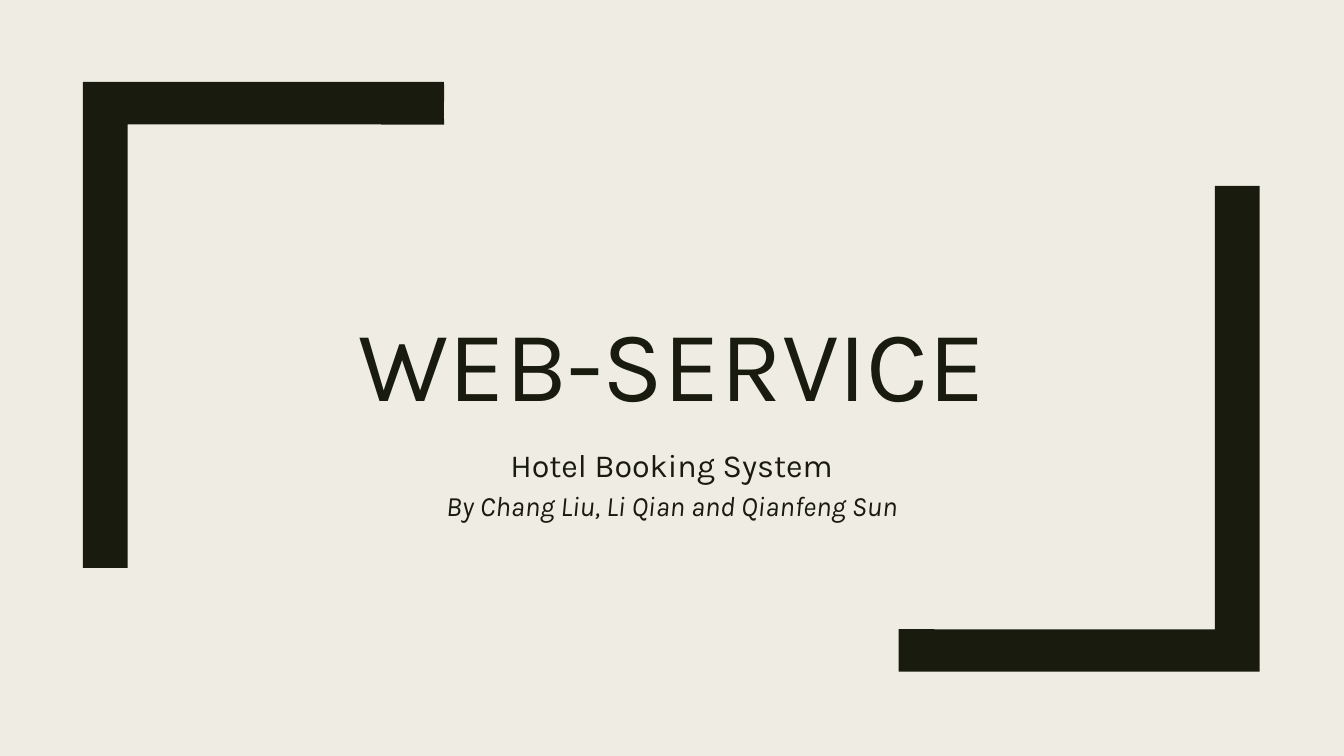
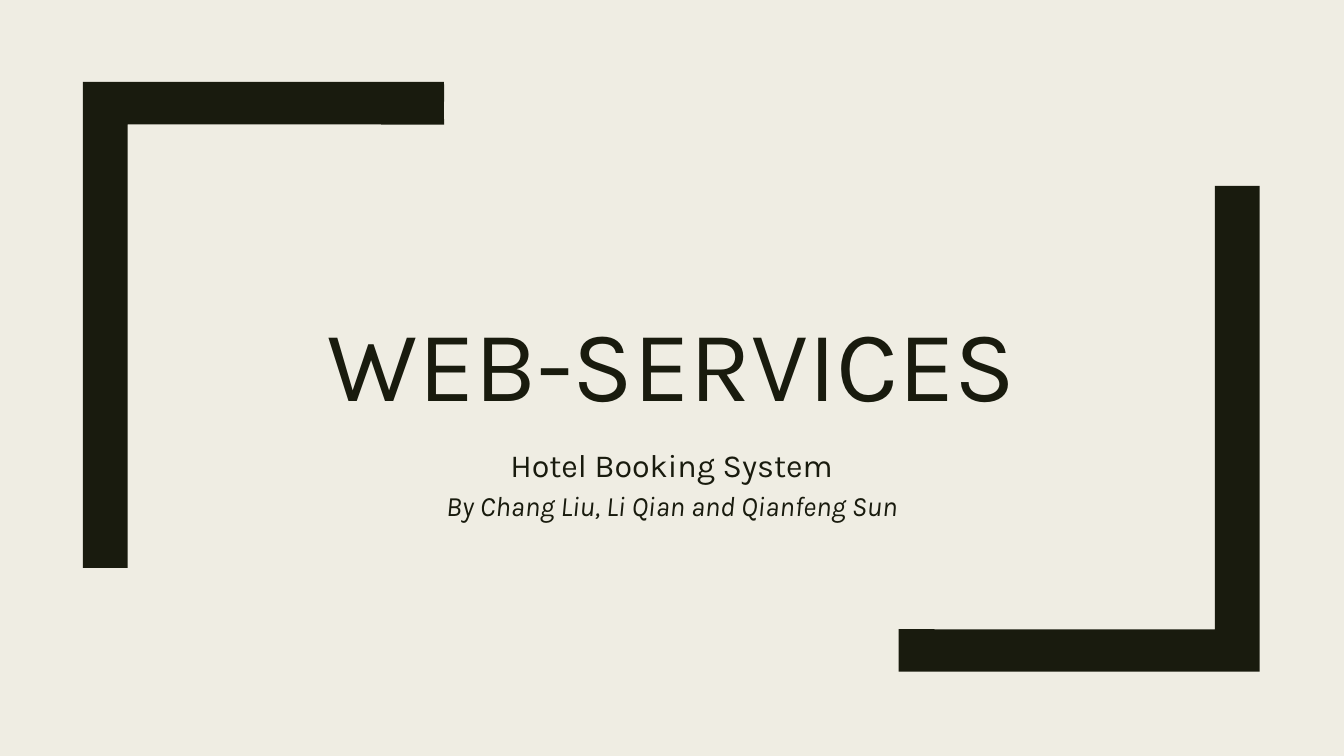
Before and after one commit to LiQianCA/FSD08-WebServices-Hotel_booking, a slide deck: slide 1 of Presentation1 9.35.06 PM.pptx. Drawn at 1344x756 pixels with LibreOffice and Linux fonts; fonts in the diff are those of the drawing. Boxes give left, top, right and bottom in pixels: in the first picture for what was removed or moved away, otherwise in the second. Text is boxed around its words. In the diff, an @@ line names an element or a change of style, - is before the commit and + after.

```diff
--- a/Presentation1 9.35.06 PM.pptx
+++ b/Presentation1 9.35.06 PM.pptx
@@ title at [328,336,1016,403]: text changed @@
-WEB-SERVICE
+WEB-SERVICES
```
Also in this commit, not shown: 4 other slides changed.
